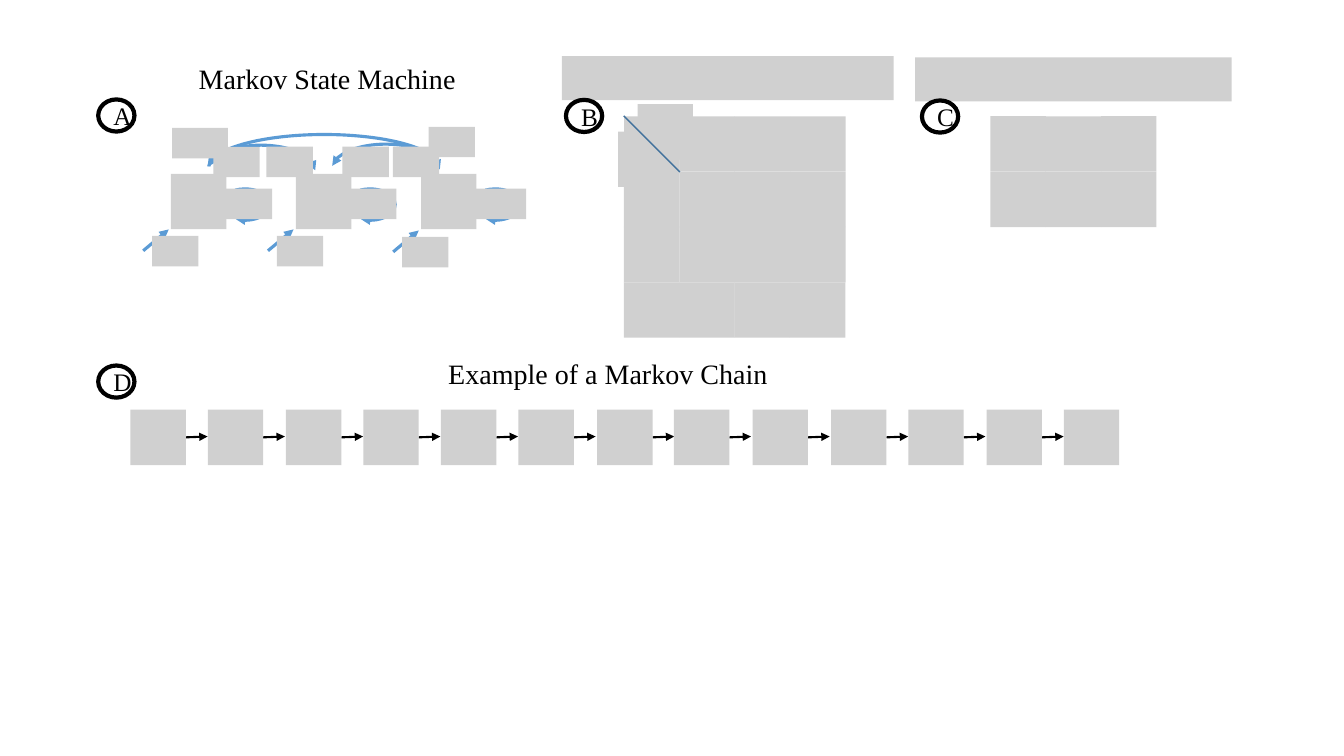
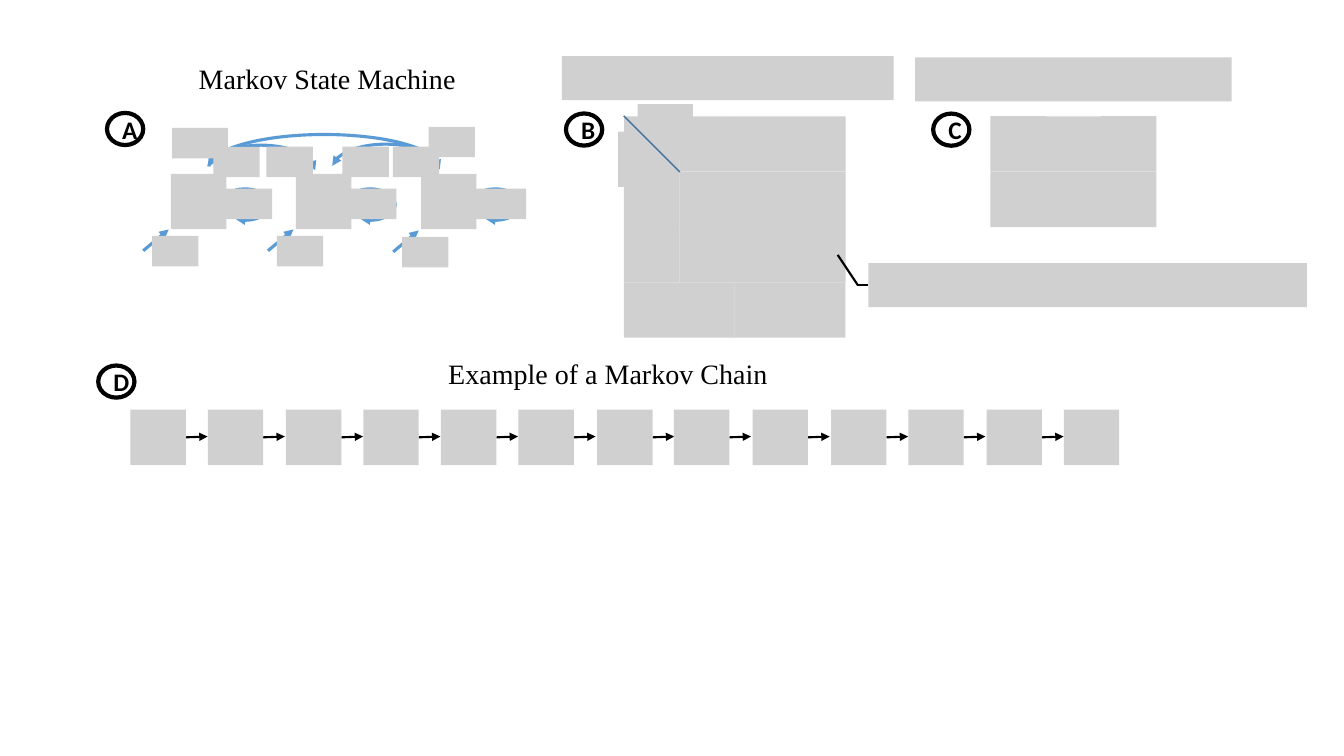
Before and after one commit to David-Taub/HOP-HMM, a slide deck: slide 3 of Help/Figures1.pptx. Drawn at 1344x756 pixels with LibreOffice and Linux fonts; fonts in the diff are those of the drawing; grey boxes stand for pictures. Boxes give left, top, right and bottom in pixels: in the first picture for what was removed or moved away, otherwise in the second. Text is boxed around its words. In the diff, an @@ line names an element or a change of style, - is before the commit and + after.

```diff
--- a/Help/Figures1.pptx
+++ b/Help/Figures1.pptx
@@ ellipse "A" moved from (x1=98, y1=100, x2=134, y2=132) to (x1=107, y1=113, x2=143, y2=145) @@
@@ ellipse "B" moved from (x1=566, y1=100, x2=602, y2=132) to (x1=567, y1=114, x2=603, y2=146) @@
@@ font Times New Roman to Calibri, bold on in 4 elements at (x1=98, y1=366, x2=134, y2=398), (x1=567, y1=114, x2=603, y2=146), (x1=107, y1=113, x2=143, y2=145), (x1=934, y1=114, x2=970, y2=146) @@
@@ ellipse "C" moved from (x1=923, y1=101, x2=959, y2=133) to (x1=934, y1=114, x2=970, y2=146) @@
@@ line added from (838, 255) to (858, 285), #000000 1.5 pt @@
@@ picture added at (x1=869, y1=263, x2=1308, y2=308) @@
@@ line added from (857, 285) to (869, 285), #000000 1.5 pt @@
```
Also in this commit, not shown: 4 other slides changed, 8 other files.
